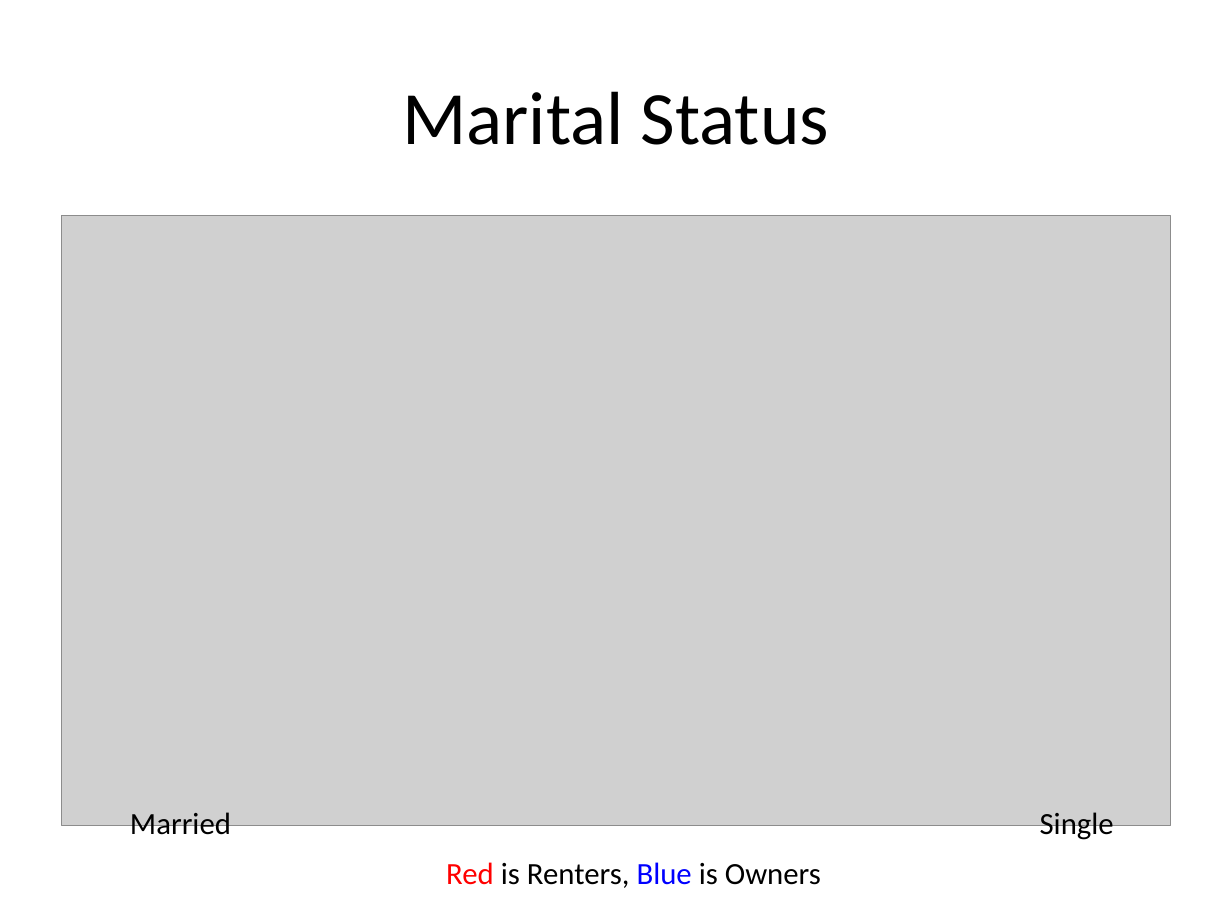
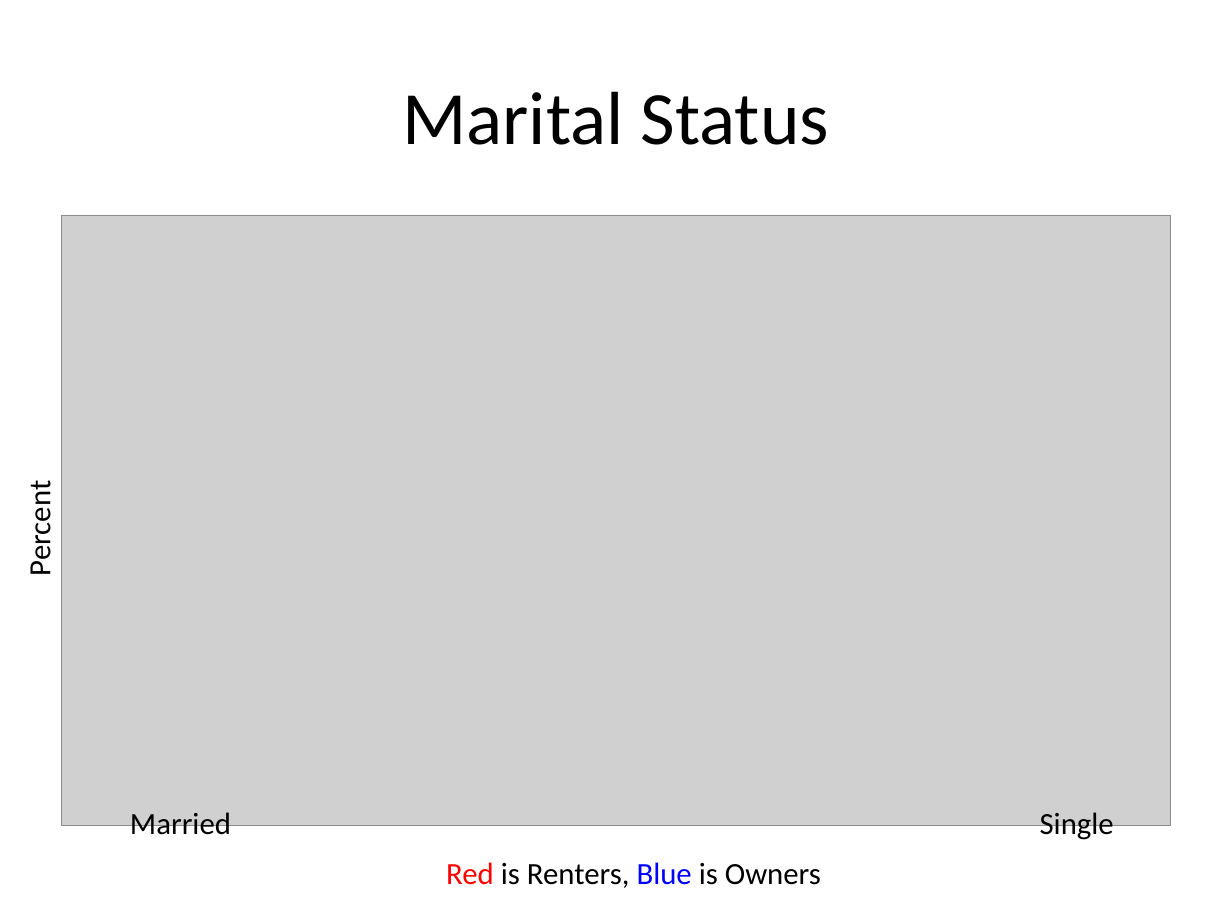
Before and after one commit to KevinMars/Mcnulty, a slide deck: slide 3 of Mcnulty_Presentation.pptx. Drawn at 1232x924 pixels with LibreOffice and Linux fonts; fonts in the diff are those of the drawing; grey boxes stand for pictures. Boxes give left, top, right and bottom in pixels: in the first picture for what was removed or moved away, otherwise in the second. Text is boxed around its words. In the diff, an @@ line names an element or a change of style, - is before the commit and + after.

```diff
--- a/Mcnulty_Presentation.pptx
+++ b/Mcnulty_Presentation.pptx
@@ text added at (x1=21, y1=491, x2=59, y2=573), 18 pt, text #000000 @@
+Percent
```
Also in this commit, not shown: 2 other slides changed, 2 slides added, 6 other files.
